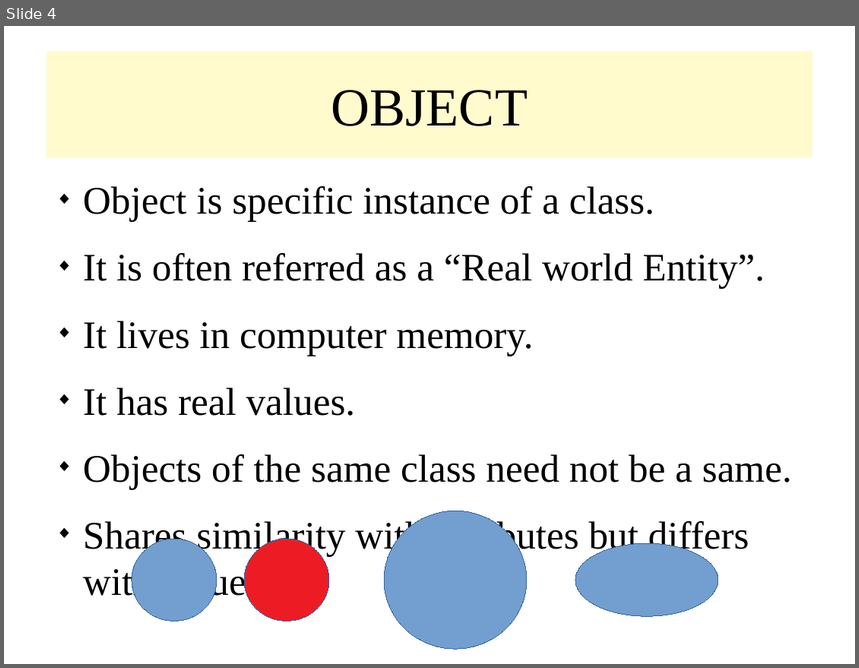
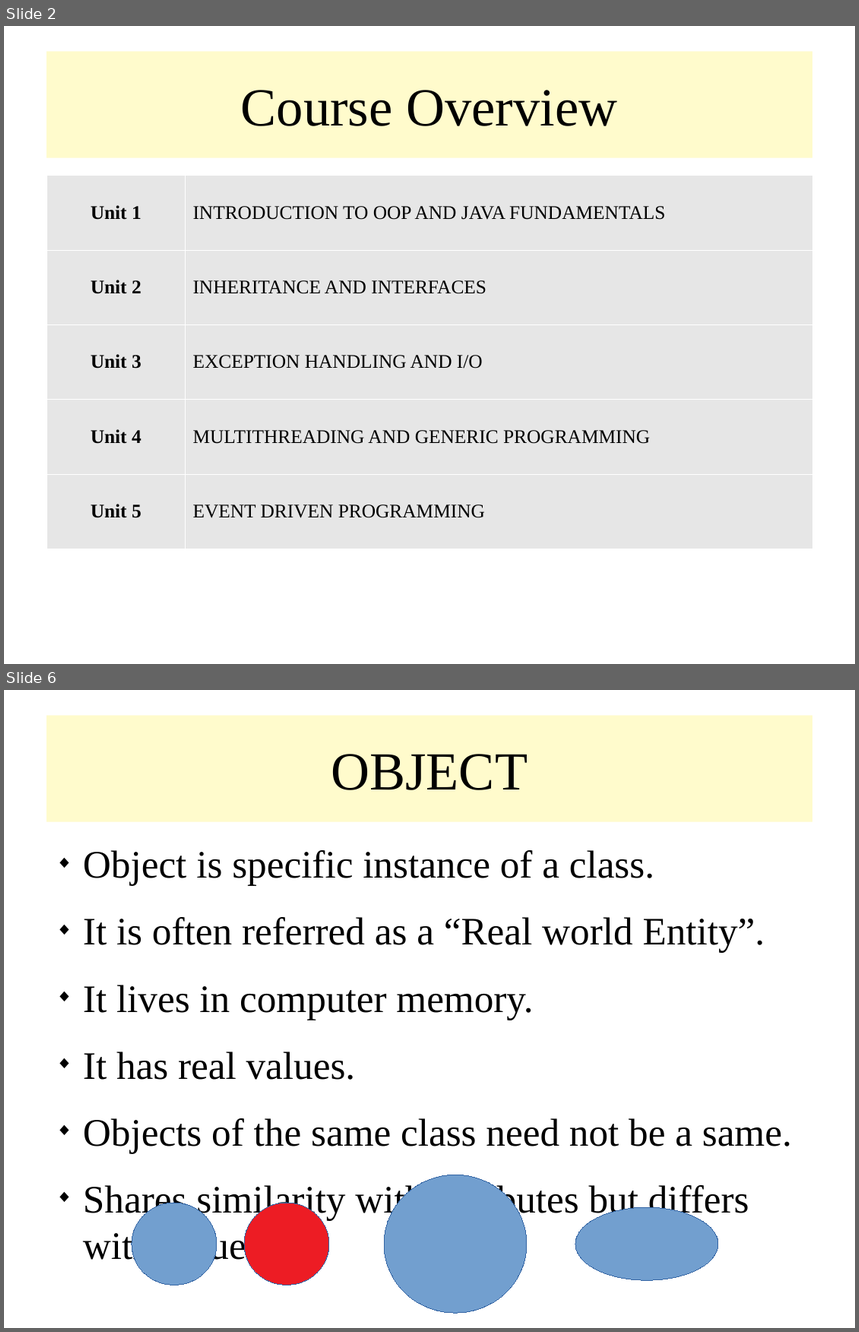
Before and after one commit to rajasekaran36/CS8392-OOPS, a slide deck: Slides/Unit 1/CS8392_U1_1_OOP_Intro.odp. Shown one above the other, each under a label of ours: slide 4 before the commit, slides 2 and 6 after it; the slides between them are not shown. The pictures are 859x668 and 859x1332 pixels, drawn with LibreOffice and Linux fonts; fonts in the diff are those of the drawing. Boxes give left, top, right and bottom in pixels: in the first picture for what was removed or moved away, otherwise in the second. Text is boxed around its words. In the diff, an @@ line names an element or a change of style, - is before the commit and + after.

```diff
--- a/Slides/Unit 1/CS8392_U1_1_OOP_Intro.odp
+++ b/Slides/Unit 1/CS8392_U1_1_OOP_Intro.odp
@@ slide 2 added at (4, 26, 855, 664), background #FFFFFF @@
@@ title added at (47, 52, 813, 158), fill #FFFBCC, 50 pt, text #000000 @@
+Course Overview
@@ table added at (47, 175, 813, 549), 5 rows, 2 columns @@
+Unit 1 | INTRODUCTION TO OOP AND JAVA FUNDAMENTALS
+Unit 2 | INHERITANCE AND INTERFACES
+Unit 3 | EXCEPTION HANDLING AND I/O
+Unit 4 | MULTITHREADING AND GENERIC PROGRAMMING
+Unit 5 | EVENT DRIVEN PROGRAMMING
@@ what was slide 4 is now slide 6 @@
```
Also in this commit, not shown: 10 slides changed, 1 other slide added, 1 slide removed, 3 other files.
